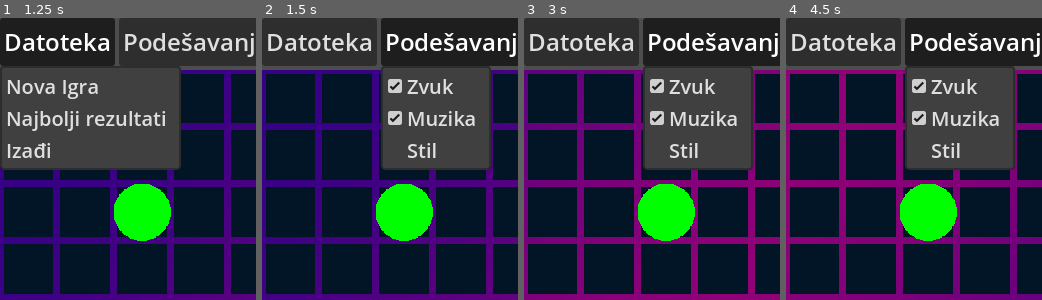
Above: before the commit, frames 1-4 (left to right).
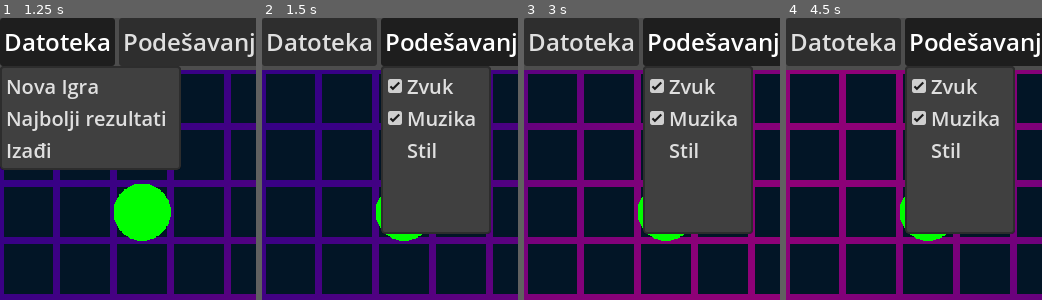
Above: after the commit, the same moments.

Repository: Relja-Stojanovic/Poklon
Game: Godot game, scene res://interface/window_main/sceen.tscn
Two runs of this game, one before a commit and one after it. Both use one fixed random seed, a clock stepped at 60 frames per second and the inputs below.
Inputs:
- Up to frame 1 (1.25 s): click "Datoteka" at 0.5 s
- Up to frame 2 (1.5 s): click "Podešavanja" at 1.25 s
- Up to frame 3 (3 s): click "Datoteka" at 2 s; click "Podešavanja" at 2.75 s
- Up to frame 4 (4.5 s): click "Datoteka" at 3.5 s; click "Podešavanja" at 4.25 s
The pictures show only the part of the screen within x 0-50%, y 0-50%; the shares and areas given below are measured in that part.

Frame 1 is identical in both runs. In frame 2, 9.8% of the frame differs, in the area x 46-90%, y 52-77%; in frame 3, 9.8%; in frame 4, 9.8%.

Commit message:
Move animations
Better visuals
Terrible visual code

Diff:
--- a/interface/window_main/board/board.gd
+++ b/interface/window_main/board/BoardDisplay.gd
@@ -1,12 +1,10 @@
-class_name BoardSubViewport extends SubViewport
+class_name BoardDisplay extends Node2D
 
+#NOTE: This whole sceen is a war crime
 signal element_select(pos: Vector2i)
 signal element_cancel()
 signal target_select(pos: Vector2i, path: PackedVector2Array)
 signal target_unreachable()
-
-func _ready() -> void:
-	size = Vector2i.ONE * (Global.TILE_SIZE * Global.data.size)
 
 func display_element_select(pos: Vector2i) -> void:
 	element_select.emit(pos)
@@ -16,6 +14,7 @@
 
 func display_target_select(pos: Vector2i, path: PackedVector2Array) -> void:
 	target_select.emit(pos, path)
+	await $Path/PathFollow.finished
 
 func display_target_unreachable() -> void:
 	target_unreachable.emit()
--- a/interface/window_main/board/animation_player.gd
+++ b/interface/window_main/board/animation_player.gd
@@ -1,11 +1,9 @@
 extends AnimationPlayer
 
 func _on_element_select(_pos: Vector2i) -> void:
+	stop(false)
 	play("element_select")
 
 func _on_element_cancel() -> void:
 	stop(false)
 	play("RESET")
-
-func _on_target_select(_pos: Vector2i, _path: PackedVector2Array) -> void:
-	play("moving")
--- /dev/null
+++ b/interface/window_main/board/background/select_background_mat.tres
@@ -0,0 +1,11 @@
+[gd_resource type="ShaderMaterial" load_steps=2 format=3 uid="uid://bqt5ofv8eoti3"]
+
+[ext_resource type="Shader" uid="uid://br8gkkily4yeb" path="res://interface/window_main/board/background/shader.gdshader" id="1_e7elm"]
+
+[resource]
+shader = ExtResource("1_e7elm")
+shader_parameter/replace_color = Color(1, 1, 1, 1)
+shader_parameter/color_1 = Color(0.95686275, 0.7019608, 0.25882354, 1)
+shader_parameter/color_2 = Color(0.87058824, 0.101960786, 0.34509805, 1)
+shader_parameter/speed = 3.0
+shader_parameter/wave_scale = 100.0
--- a/interface/window_main/board/background/selected_element.gd
+++ b/interface/window_main/board/background/selected_element.gd
@@ -17,3 +17,6 @@
 
 func _on_element_cancel() -> void:
 	visible = false
+
+func _on_path_follow_finished() -> void:
+	visible = false
--- a/interface/window_main/board/background/selected_target.gd
+++ b/interface/window_main/board/background/selected_target.gd
@@ -14,3 +14,6 @@
 func _on_target_select(pos: Vector2i, _path: PackedVector2Array) -> void:
 	position = pos * Global.TILE_SIZE
 	visible = true
+
+func _on_path_follow_finished() -> void:
+	visible = false
--- a/interface/window_main/board/board_sceen.tscn
+++ b/interface/window_main/board/board_sceen.tscn
@@ -1,24 +1,21 @@
-[gd_scene load_steps=17 format=3 uid="uid://4lbxiud0jbja"]
+[gd_scene load_steps=19 format=3 uid="uid://4lbxiud0jbja"]
 
-[ext_resource type="Script" uid="uid://dexk1h44me5ni" path="res://interface/window_main/board/board.gd" id="1_1hxrx"]
+[ext_resource type="Script" uid="uid://dexk1h44me5ni" path="res://interface/window_main/board/BoardDisplay.gd" id="1_1hxrx"]
 [ext_resource type="Material" uid="uid://cgrwo7btxfexx" path="res://interface/window_main/board/background/background_mat.tres" id="2_mxpwo"]
 [ext_resource type="TileSet" uid="uid://c2fjaac6tfuak" path="res://textures/tileset.tres" id="2_u4vhm"]
 [ext_resource type="Script" uid="uid://da7s0t81p7udb" path="res://interface/window_main/board/background/node.gd" id="3_lb0xt"]
 [ext_resource type="Script" uid="uid://p626t6c8uiq2" path="res://interface/window_main/board/elements/node.gd" id="4_pqxtx"]
 [ext_resource type="Texture2D" uid="uid://c6bmny5thl2b3" path="res://textures/texture.png" id="5_b0jsy"]
-[ext_resource type="Shader" uid="uid://br8gkkily4yeb" path="res://interface/window_main/board/background/shader.gdshader" id="6_1t033"]
+[ext_resource type="Material" uid="uid://bqt5ofv8eoti3" path="res://interface/window_main/board/background/select_background_mat.tres" id="6_grynd"]
 [ext_resource type="Script" uid="uid://cyotmk2pfylnw" path="res://interface/window_main/board/background/selected_element.gd" id="6_m0vjf"]
 [ext_resource type="Script" uid="uid://ctnvu3xg8dhw5" path="res://interface/window_main/board/background/selected_target.gd" id="7_ixtvh"]
 [ext_resource type="Script" uid="uid://cxddwy06jya80" path="res://interface/window_main/board/elements/selected.gd" id="8_ejsh7"]
 [ext_resource type="Script" uid="uid://k5cl7g4o47qn" path="res://interface/window_main/board/animation_player.gd" id="9_cbklj"]
+[ext_resource type="Script" uid="uid://5q6qkuoe6jj4" path="res://interface/window_main/board/elements/path.gd" id="11_si6el"]
+[ext_resource type="Script" uid="uid://dab4t81slhs1u" path="res://interface/window_main/board/elements/path_follow.gd" id="12_grynd"]
+[ext_resource type="Script" uid="uid://ccwpjhyp82sdc" path="res://interface/window_main/board/elements/moving.gd" id="12_hfesp"]
 
-[sub_resource type="ShaderMaterial" id="ShaderMaterial_si6el"]
-shader = ExtResource("6_1t033")
-shader_parameter/replace_color = Color(1, 1, 1, 1)
-shader_parameter/color_1 = Color(0.95686275, 0.7019608, 0.25882354, 1)
-shader_parameter/color_2 = Color(0.87058824, 0.101960786, 0.34509805, 1)
-shader_parameter/speed = 3.0
-shader_parameter/wave_scale = 100.0
+[sub_resource type="Curve2D" id="Curve2D_grynd"]
 
 [sub_resource type="Animation" id="Animation_wdrx5"]
 length = 0.001
@@ -38,34 +35,10 @@
 tracks/1/type = "value"
 tracks/1/imported = false
 tracks/1/enabled = true
-tracks/1/path = NodePath("SelectedElementBackground:visible")
+tracks/1/path = NodePath("Path:visible")
 tracks/1/interp = 1
 tracks/1/loop_wrap = true
 tracks/1/keys = {
-"times": PackedFloat32Array(0),
-"transitions": PackedFloat32Array(1),
-"update": 1,
-"values": [false]
-}
-tracks/2/type = "value"
-tracks/2/imported = false
-tracks/2/enabled = true
-tracks/2/path = NodePath("SelectedTargetBackground:visible")
-tracks/2/interp = 1
-tracks/2/loop_wrap = true
-tracks/2/keys = {
-"times": PackedFloat32Array(0),
-"transitions": PackedFloat32Array(1),
-"update": 1,
-"values": [false]
-}
-tracks/3/type = "value"
-tracks/3/imported = false
-tracks/3/enabled = true
-tracks/3/path = NodePath("SelectedElement:visible")
-tracks/3/interp = 1
-tracks/3/loop_wrap = true
-tracks/3/keys = {
 "times": PackedFloat32Array(0),
 "transitions": PackedFloat32Array(1),
 "update": 1,
@@ -89,72 +62,31 @@
 "values": [Vector2(1, 1), Vector2(1.5, 0.5), Vector2(1, 1)]
 }
 
-[sub_resource type="Animation" id="Animation_mxpwo"]
-resource_name = "moving"
-length = 2.0
-loop_mode = 1
-step = 0.1
-tracks/0/type = "value"
-tracks/0/imported = false
-tracks/0/enabled = true
-tracks/0/path = NodePath("SelectedElementBackground:visible")
-tracks/0/interp = 1
-tracks/0/loop_wrap = true
-tracks/0/keys = {
-"times": PackedFloat32Array(0),
-"transitions": PackedFloat32Array(1),
-"update": 1,
-"values": [false]
-}
-tracks/1/type = "value"
-tracks/1/imported = false
-tracks/1/enabled = true
-tracks/1/path = NodePath("SelectedTargetBackground:visible")
-tracks/1/interp = 1
-tracks/1/loop_wrap = true
-tracks/1/keys = {
-"times": PackedFloat32Array(0),
-"transitions": PackedFloat32Array(1),
-"update": 1,
-"values": [false]
-}
-tracks/2/type = "value"
-tracks/2/imported = false
-tracks/2/enabled = true
-tracks/2/path = NodePath("SelectedElement:visible")
-tracks/2/interp = 1
-tracks/2/loop_wrap = true
-tracks/2/keys = {
-"times": PackedFloat32Array(0),
-"transitions": PackedFloat32Array(1),
-"update": 1,
-"values": [false]
-}
-
 [sub_resource type="AnimationLibrary" id="AnimationLibrary_j4b6b"]
 _data = {
 &"RESET": SubResource("Animation_wdrx5"),
-&"element_select": SubResource("Animation_2g4vx"),
-&"moving": SubResource("Animation_mxpwo")
+&"element_select": SubResource("Animation_2g4vx")
 }
 
-[node name="Root" type="SubViewport"]
-disable_3d = true
-canvas_item_default_texture_filter = 0
+[node name="Root" type="Node2D"]
 script = ExtResource("1_1hxrx")
 
 [node name="Background" type="TileMapLayer" parent="."]
 material = ExtResource("2_mxpwo")
 tile_set = ExtResource("2_u4vhm")
+collision_enabled = false
+navigation_enabled = false
 script = ExtResource("3_lb0xt")
 
 [node name="Elements" type="TileMapLayer" parent="."]
 tile_set = ExtResource("2_u4vhm")
+collision_enabled = false
+navigation_enabled = false
 script = ExtResource("4_pqxtx")
 
 [node name="SelectedElementBackground" type="Sprite2D" parent="."]
 visible = false
-material = SubResource("ShaderMaterial_si6el")
+material = ExtResource("6_grynd")
 texture = ExtResource("5_b0jsy")
 centered = false
 region_enabled = true
@@ -162,7 +94,7 @@
 
 [node name="SelectedTargetBackground" type="Sprite2D" parent="."]
 visible = false
-material = ExtResource("2_mxpwo")
+material = ExtResource("6_grynd")
 texture = ExtResource("5_b0jsy")
 centered = false
 region_enabled = true
@@ -174,9 +106,20 @@
 region_enabled = true
 script = ExtResource("8_ejsh7")
 
-[node name="Particles" type="CPUParticles2D" parent="."]
-emitting = false
+[node name="Path" type="Path2D" parent="."]
+visible = false
+curve = SubResource("Curve2D_grynd")
+script = ExtResource("11_si6el")
+
+[node name="PathFollow" type="PathFollow2D" parent="Path"]
+rotates = false
+loop = false
+script = ExtResource("12_grynd")
+
+[node name="MovingElement" type="Sprite2D" parent="Path/PathFollow"]
 texture = ExtResource("5_b0jsy")
+region_enabled = true
+script = ExtResource("12_hfesp")
 
 [node name="AnimationPlayer" type="AnimationPlayer" parent="."]
 libraries = {
@@ -191,4 +134,10 @@
 [connection signal="element_select" from="." to="SelectedElement" method="_on_element_select"]
 [connection signal="element_select" from="." to="AnimationPlayer" method="_on_element_select"]
 [connection signal="target_select" from="." to="SelectedTargetBackground" method="_on_target_select"]
-[connection signal="target_select" from="." to="AnimationPlayer" method="_on_target_select"]
+[connection signal="target_select" from="." to="SelectedElement" method="_on_target_select"]
+[connection signal="target_select" from="." to="Path/PathFollow/MovingElement" method="_on_target_select"]
+[connection signal="finished" from="Path" to="Path/PathFollow" method="_on_path_finished"]
+[connection signal="finished" from="Path/PathFollow" to="SelectedElementBackground" method="_on_path_follow_finished"]
+[connection signal="finished" from="Path/PathFollow" to="SelectedTargetBackground" method="_on_path_follow_finished"]
+[connection signal="finished" from="Path/PathFollow" to="Path" method="_on_path_follow_finished"]
+[connection signal="finished" from="Path/PathFollow/MovingElement" to="Path" method="_on_moving_element_finished"]
--- /dev/null
+++ b/interface/window_main/board/elements/moving.gd
@@ -0,0 +1,13 @@
+extends Sprite2D
+
+signal finished(path: PackedVector2Array)
+
+func _ready() -> void:
+	region_rect.size = Vector2(Global.TILE_SIZE, Global.TILE_SIZE)
+
+func _on_target_select(pos: Vector2i, path: PackedVector2Array) -> void:
+	var element: int = Global.data.elements[pos]
+	var element_texture: Vector2 = Global.to_texture(element)
+
+	region_rect.position = element_texture * Global.TILE_SIZE
+	finished.emit(path)
--- a/interface/window_main/board/elements/node.gd
+++ b/interface/window_main/board/elements/node.gd
@@ -5,6 +5,7 @@
 	Global.data.element_moved.connect(_on_element_moved)
 	Global.data.element_removed.connect(_on_element_removed)
 	Global.data.elements_removed.connect(_on_elements_removed)
+
 	for pos in Global.data.elements:
 		_on_element_added(Global.data, pos)
 
--- /dev/null
+++ b/interface/window_main/board/elements/particles.gd
@@ -0,0 +1,5 @@
+extends CPUParticles2D
+
+func _ready() -> void:
+	var tex: AtlasTexture = texture
+	tex.region.size = Vector2i(Global.TILE_SIZE, Global.TILE_SIZE)
--- /dev/null
+++ b/interface/window_main/board/elements/path.gd
@@ -0,0 +1,15 @@
+extends Path2D
+
+signal finished(path: PackedVector2Array)
+
+func _on_moving_element_finished(path: PackedVector2Array) -> void:
+	curve.clear_points()
+
+	for cell in path:
+		curve.add_point(cell*Global.TILE_SIZE)
+
+	visible = true
+	finished.emit(path)
+
+func _on_path_follow_finished() -> void:
+	visible = false
--- /dev/null
+++ b/interface/window_main/board/elements/path_follow.gd
@@ -0,0 +1,17 @@
+extends PathFollow2D
+
+signal finished()
+
+func _ready() -> void:
+	h_offset = Global.TILE_SIZE / 2
+	v_offset = Global.TILE_SIZE / 2
+
+func _on_path_finished(path: PackedVector2Array) -> void:
+	progress_ratio = 0
+
+	var tween: Tween = create_tween().set_trans(Tween.TRANS_LINEAR)
+	var duration: float = float(path.size()) / 7
+
+	tween.tween_property(self, "progress_ratio", 1.0, duration)
+	await tween.finished
+	finished.emit()
--- a/interface/window_main/board/elements/selected.gd
+++ b/interface/window_main/board/elements/selected.gd
@@ -13,3 +13,6 @@
 
 func _on_element_cancel() -> void:
 	visible = false
+
+func _on_target_select(_pos: Vector2i, _path: PackedVector2Array) -> void:
+	visible = false
--- /dev/null
+++ b/interface/window_main/board/viewport.gd
@@ -0,0 +1,4 @@
+extends SubViewport
+
+func _ready() -> void:
+	size = Vector2i.ONE * (Global.TILE_SIZE * Global.data.size)
--- a/interface/window_main/main.gd
+++ b/interface/window_main/main.gd
@@ -1,7 +1,7 @@
 extends Control
 
 var data: GameData
-@onready var board_display: BoardSubViewport = %BoardSubViewport
+@export var board_display: BoardDisplay
 
 func _ready() -> void:
 	data = Global.data
@@ -24,6 +24,7 @@
 #region Selecting and Moving
 var selected_pos: Vector2i = Vector2i.MIN
 var pathfind: Pathfind
+var input_active: bool = true
 
 func reset_selection() -> void:
 	selected_pos = Vector2i.MIN
@@ -35,33 +36,32 @@
 	return not path.is_empty()
 
 func _on_board_clicked(pos: Vector2i) -> void:
+	if not input_active:
+		return
+
 	if has_selected():
 		if pos == selected_pos:
 			reset_selection()
 			board_display.display_element_cancel()
-			print("Cancel")
 		elif data.is_empty(pos):
 			var path: PackedVector2Array = pathfind.find_path(selected_pos, pos)
 			if has_path(path):
-				print("Move start")
+				input_active = false
 				data.move_element(selected_pos, pos)
-				board_display.display_target_select(pos, path)
+				await board_display.display_target_select(pos, path)
+				input_active = true
 				reset_selection()
 
 				var connected: bool = GameService.game_strategy.execute_match(data, pos)
 				if not connected or data.elements.is_empty():
 					GameService.spawn_elements(data)
-				print("Move end")
 			else:
 				board_display.display_target_unreachable()
-				print("No path")
 		else:
 			selected_pos = pos
 			board_display.display_element_select(selected_pos)
-			print("Reselect")
 	else:
 		if not data.is_empty(pos):
 			selected_pos = pos
-			print("Init Select")
 			board_display.display_element_select(selected_pos)
 #endregion
--- a/interface/window_main/sceen.tscn
+++ b/interface/window_main/sceen.tscn
@@ -6,6 +6,7 @@
 [ext_resource type="Script" uid="uid://cbfbrqpjlwm2u" path="res://interface/window_main/top/menu/settings/menu.gd" id="4_er4ar"]
 [ext_resource type="Script" uid="uid://jho7c42xy578" path="res://interface/window_main/top/score.gd" id="5_8ed5t"]
 [ext_resource type="Script" uid="uid://djbimqgro8vku" path="res://interface/window_main/input.gd" id="6_gdit3"]
+[ext_resource type="Script" uid="uid://ctvhduil18yyn" path="res://interface/window_main/board/viewport.gd" id="7_6mlf7"]
 [ext_resource type="PackedScene" uid="uid://4lbxiud0jbja" path="res://interface/window_main/board/board_sceen.tscn" id="7_g1xfy"]
 [ext_resource type="Script" uid="uid://mxta8bkkeq8j" path="res://interface/window_main/preview/subviewport.gd" id="8_5kpx4"]
 [ext_resource type="TileSet" uid="uid://c2fjaac6tfuak" path="res://textures/tileset.tres" id="9_s8fps"]
@@ -18,9 +19,9 @@
 viewport_path = NodePath("Preview")
 
 [sub_resource type="ViewportTexture" id="ViewportTexture_27kvy"]
-viewport_path = NodePath("BoardSubViewport")
-
-[node name="Root" type="Control"]
+viewport_path = NodePath("Board")
+
+[node name="Root" type="Control" node_paths=PackedStringArray("board_display")]
 layout_mode = 3
 anchors_preset = 15
 anchor_right = 1.0
@@ -29,6 +30,7 @@
 grow_vertical = 2
 theme = ExtResource("1_6mlf7")
 script = ExtResource("2_4jocx")
+board_display = NodePath("Board/Root")
 
 [node name="UI" type="VBoxContainer" parent="."]
 layout_mode = 1
@@ -59,7 +61,7 @@
 layout_mode = 2
 text = "Podešavanja"
 flat = false
-item_count = 3
+item_count = 5
 popup/item_0/text = "Zvuk"
 popup/item_0/checkable = 1
 popup/item_0/id = 1
@@ -67,7 +69,10 @@
 popup/item_1/checkable = 1
 popup/item_1/id = 2
 popup/item_2/text = "Stil"
+popup/item_2/checked = true
 popup/item_2/id = 0
+popup/item_3/id = 3
+popup/item_4/id = 4
 script = ExtResource("4_er4ar")
 
 [node name="Score" type="Label" parent="UI/Top"]
@@ -100,8 +105,10 @@
 expand_mode = 1
 script = ExtResource("6_gdit3")
 
-[node name="BoardSubViewport" parent="." instance=ExtResource("7_g1xfy")]
-unique_name_in_owner = true
+[node name="Board" type="SubViewport" parent="."]
+script = ExtResource("7_6mlf7")
+
+[node name="Root" parent="Board" instance=ExtResource("7_g1xfy")]
 
 [node name="Preview" type="SubViewport" parent="."]
 disable_3d = true
--- a/project.godot
+++ b/project.godot
@@ -7,6 +7,10 @@
 ;   param=value ; assign values to parameters
 
 config_version=5
+
+[accessibility]
+
+general/accessibility_support=2
 
 [application]
 
@@ -32,6 +36,7 @@
 
 window/size/viewport_width=512
 window/size/viewport_height=564
+window/size/extend_to_title=true
 window/stretch/mode="canvas_items"
 window/handheld/orientation=1
 
Renamed: interface/window_main/board/board.gd.uid -> interface/window_main/board/BoardDisplay.gd.uid
Not shown, added: interface/window_main/board/elements/moving.gd.uid
Not shown, added: interface/window_main/board/elements/particles.gd.uid
Not shown, added: interface/window_main/board/elements/path.gd.uid
Not shown, added: interface/window_main/board/elements/path_follow.gd.uid
Not shown, added: interface/window_main/board/viewport.gd.uid
Not shown: 1 places in interface/window_main/sceen.tscn that only renumber resources
